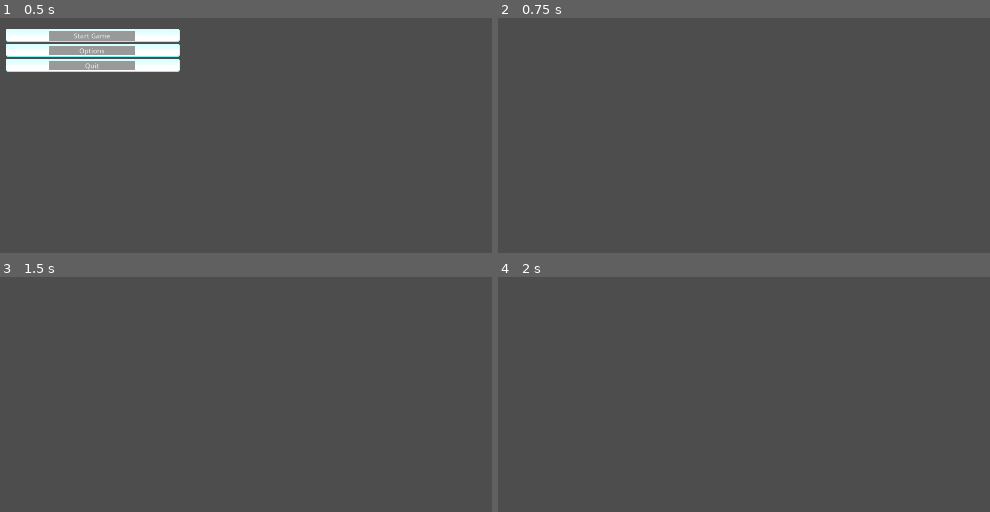
Above: before the commit, frames 1-4 (two rows, left to right).
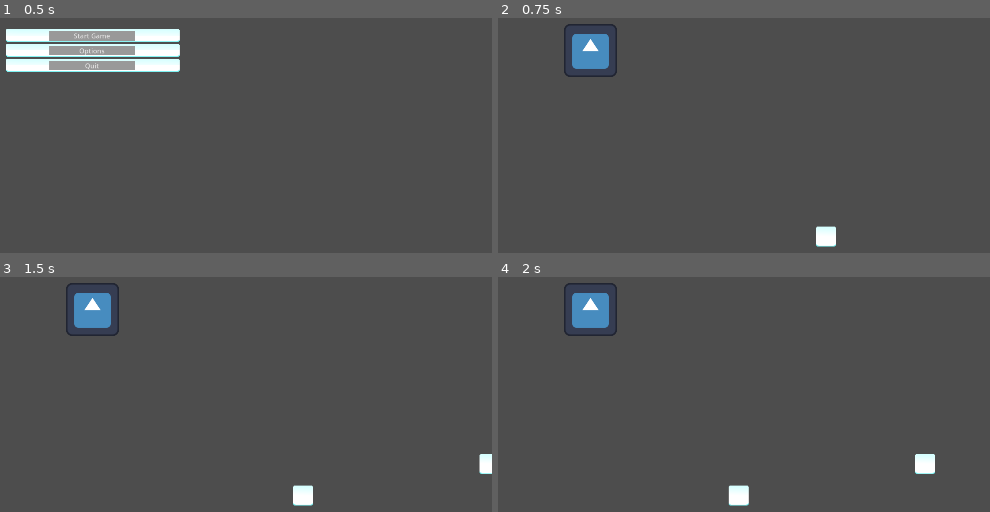
Above: after the commit, the same moments.

Repository: BlueEyedKing/PurpleTeamGameProject
Game: Godot game, scene res://main.tscn
The game is run twice, just before and just after one commit, with the same random seed, the same clock (stepped at 60 frames per second) and the same inputs. The engine's default icon, where the game draws it, is replaced by a stand-in: a white triangle on a blue panel in a dark square.
Inputs:
- Up to frame 1 (0.5 s): no input
- Up to frame 2 (0.75 s): click "Start Game" at 0.5 s
- Up to frame 3 (1.5 s): tap Enter at 1.25 s; hold D (right) from 1.28 s (still down); hold E (advance_dialog) from 1.28 s (still down)
- Up to frame 4 (2 s): keep holding D (right); keep holding E (advance_dialog)

Frame 1 is identical in both runs. In frame 2, 1.8% of the frame differs, in the area x 13-69%, y 2-98%; in frame 3, 2.0%; in frame 4, 2.2%, in the area x 13-89%, y 2-98%.
Error before the commit: Invalid type in function 'load_level' in base 'Node (level_manager.gd)'. Cannot convert argument 1 from Nil to String. (res://States/state_manager.gd:40)

Commit message:
feat: temporary logic for testing

Diff:
--- a/game-project/Systems/Saving/saver_loader.gd
+++ b/game-project/Systems/Saving/saver_loader.gd
@@ -7,4 +7,4 @@
 	pass
 
 func load_game():
-	pass
+	return "camp_1"
